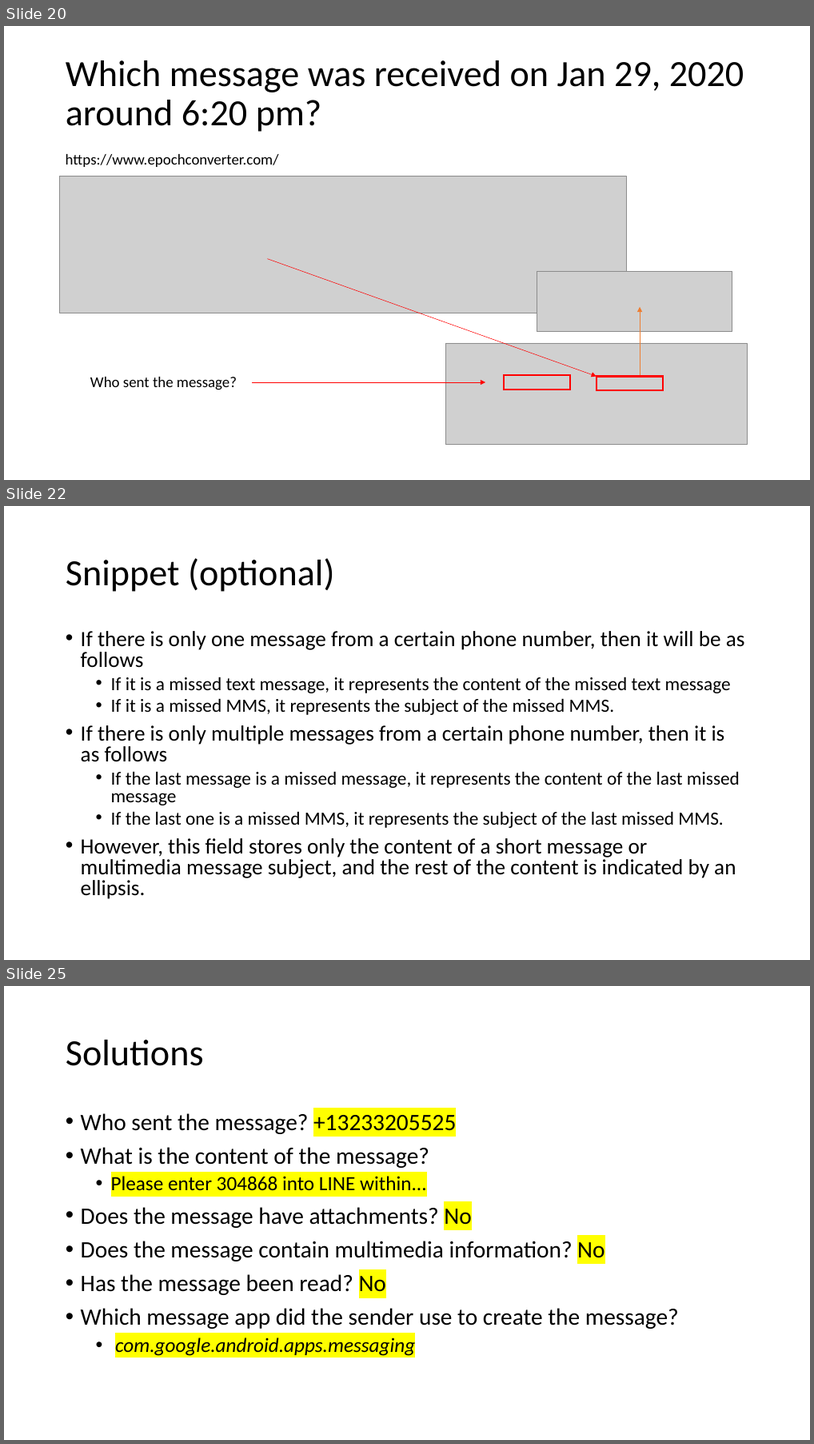
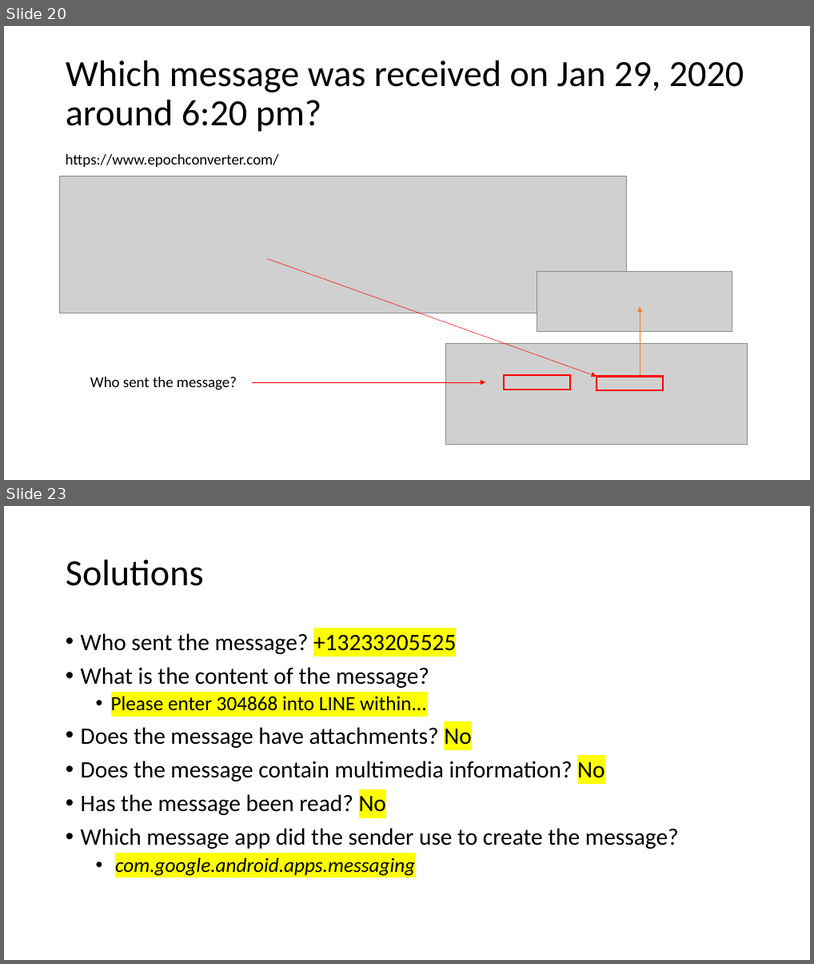
Before and after one commit to frankwxu/digital-forensics-lab, a slide deck: Andriod10/5_1_1_AOSP_App_Investigations_Messaging.pptx. Shown one above the other, each under a label of ours: slides 20, 22 and 25 before the commit, slides 20 and 23 after it; the slides between them are not shown. The pictures are 814x1444 and 814x964 pixels, drawn with LibreOffice and Linux fonts; fonts in the diff are those of the drawing; grey boxes stand for pictures; background and template pictures are left out. Boxes give left, top, right and bottom in pixels: in the first picture for what was removed or moved away, otherwise in the second. Text is boxed around its words. In the diff, an @@ line names an element or a change of style, - is before the commit and + after.

```diff
--- a/Andriod10/5_1_1_AOSP_App_Investigations_Messaging.pptx
+++ b/Andriod10/5_1_1_AOSP_App_Investigations_Messaging.pptx
@@ slide 22 removed at bbox=[4, 506, 810, 960], background #FFFFFF @@
@@ title removed at bbox=[66, 558, 334, 592] @@
-Snippet (optional)
@@ text removed at bbox=[81, 631, 746, 899] @@
-• If there is only one message from a certain phone number, then it will be as follows
-  • If it is a missed text message, it represents the content of the missed text message
-  • If it is a missed MMS, it represents the subject of the missed MMS.
-• If there is only multiple messages from a certain phone number, then it is as follows
-  • If the last message is a missed message, it represents the content of the last missed message
-  • If the last one is a missed MMS, it represents the subject of the last missed MMS.
-• However, this field stores only the content of a short message or multimedia message subject, and the rest of the content is indicated by an ellipsis.
@@ what was slide 25 is now slide 23 @@
```
Also in this commit, not shown: 9 slides changed, 1 other slide removed, 3 other files.
